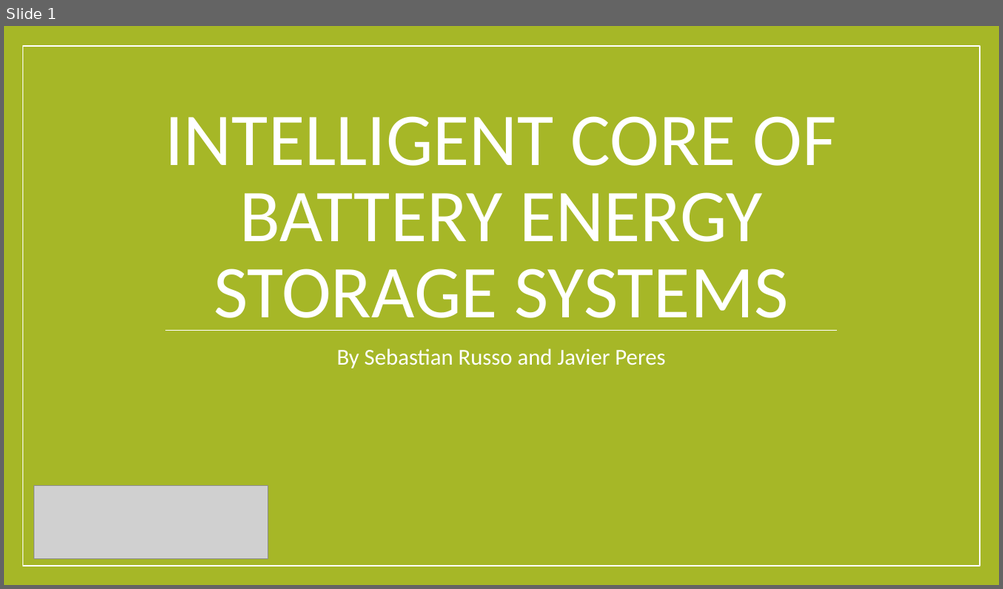
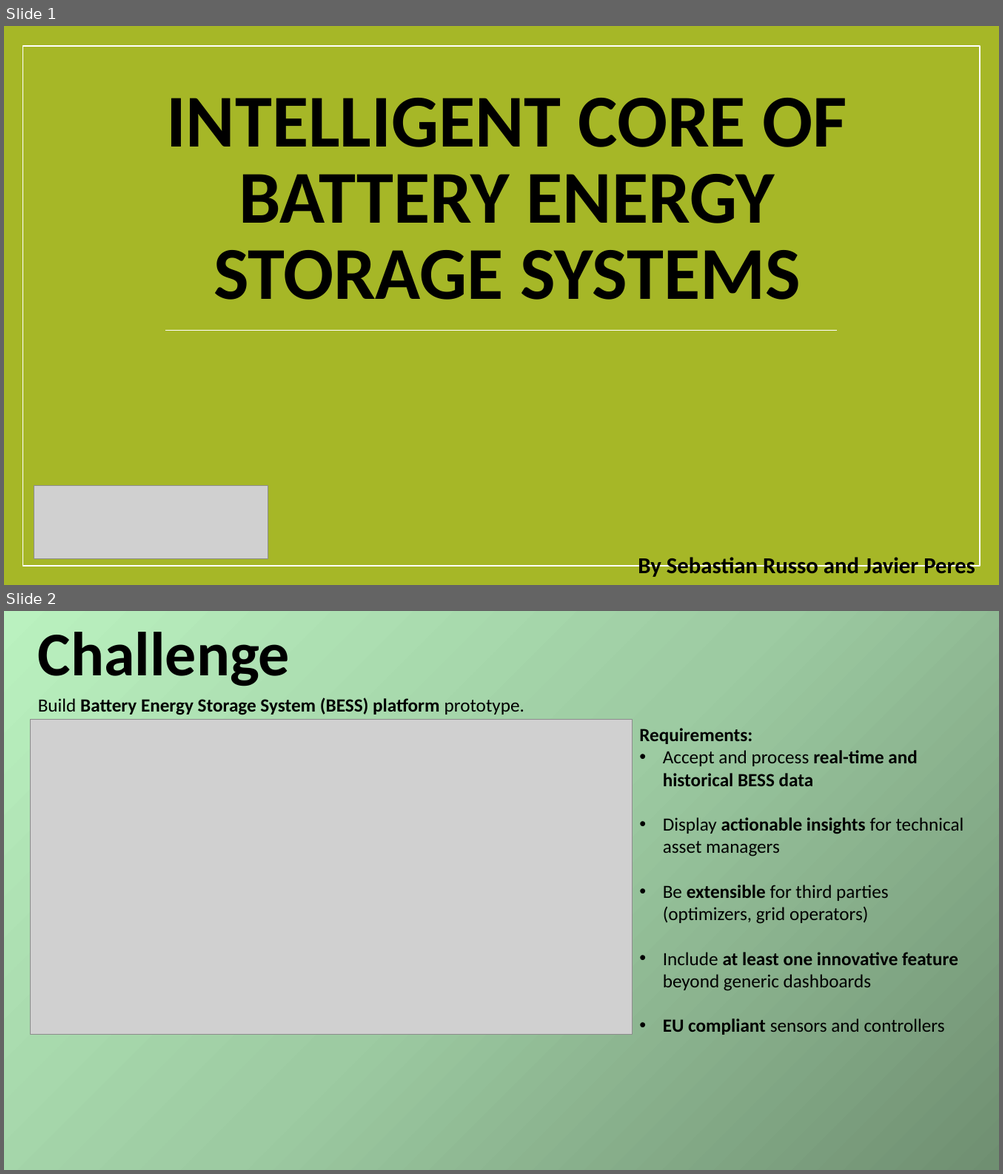
Before and after one commit to Rouxxel/maxxwatt_hackathon, a slide deck: documentation/Hackathon presnetation.pptx. Shown one above the other, each under a label of ours: slide 1 before the commit, slides 1 and 2 after it. The pictures are 1003x589 and 1003x1174 pixels, drawn with LibreOffice and Linux fonts; fonts in the diff are those of the drawing; grey boxes stand for pictures; background and template pictures are left out. Boxes give left, top, right and bottom in pixels: in the first picture for what was removed or moved away, otherwise in the second. Text is boxed around its words. In the diff, an @@ line names an element or a change of style, - is before the commit and + after.

```diff
--- a/documentation/Hackathon presnetation.pptx
+++ b/documentation/Hackathon presnetation.pptx
@@ slide 2 added at bbox=[4, 611, 999, 1170], background #A6B727 @@
@@ rectangle added at bbox=[4, 611, 999, 1170], fill gradient #6F8F72 to #9ECCA2 to #BBF2C0 @@
@@ rectangle added at bbox=[22, 631, 979, 1151], fill #FFFFFF @@
@@ text added at bbox=[38, 632, 290, 686], 60 pt, text #000000, bold @@
+Challenge
@@ text added at bbox=[38, 698, 524, 715], 18 pt, text #000000, bold @@
+Build Battery Energy Storage System (BESS) platform prototype.
@@ picture added at bbox=[31, 719, 632, 1034] @@
@@ text added at bbox=[639, 728, 964, 1035], 18 pt, text #000000 @@
+Requirements:
+• Accept and process real-time and historical BESS data
+• Display actionable insights for technical asset managers
+• Be extensible for third parties (optimizers, grid operators)
+• Include at least one innovative feature beyond generic dashboards
+• EU compliant sensors and controllers
@@ slide 1 changed as well @@
@@ title "INTELLIGENT CORE OF BATTERY ENERGY ...": place and size @@
-title "INTELLIGENT CORE OF BATTERY ENERGY ..." at bbox=[165, 116, 836, 331]
+title "INTELLIGENT CORE OF BATTERY ENERGY ..." at bbox=[166, 98, 847, 300]
@@ title "INTELLIGENT CORE OF BATTERY ENERGY ..." at bbox=[166, 98, 847, 300]: text colour #FFFFFF to #000000, bold on @@
@@ subtitle "By Sebastian Russo and Javier ..." at bbox=[637, 557, 975, 577]: text colour #FFFFFF to #000000, bold on @@
@@ subtitle "By Sebastian Russo and Javier ...": place and size @@
-subtitle "By Sebastian Russo and Javier ..." at bbox=[337, 349, 665, 369]
+subtitle "By Sebastian Russo and Javier ..." at bbox=[637, 557, 975, 577]
```
Also in this commit, not shown: 5 other slides added, 1 slide removed.
